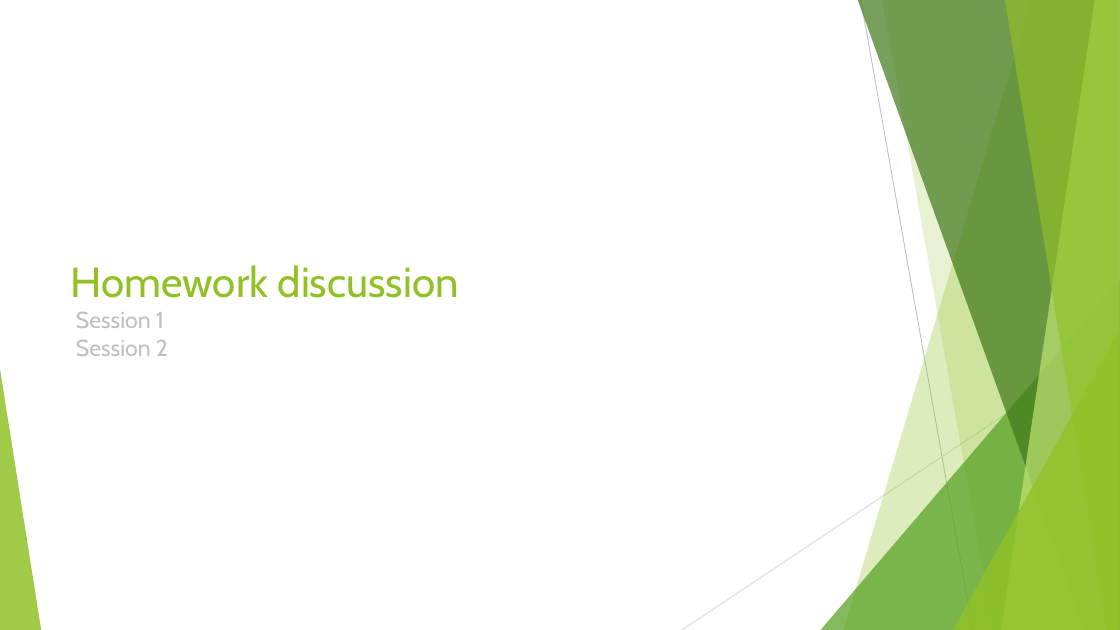
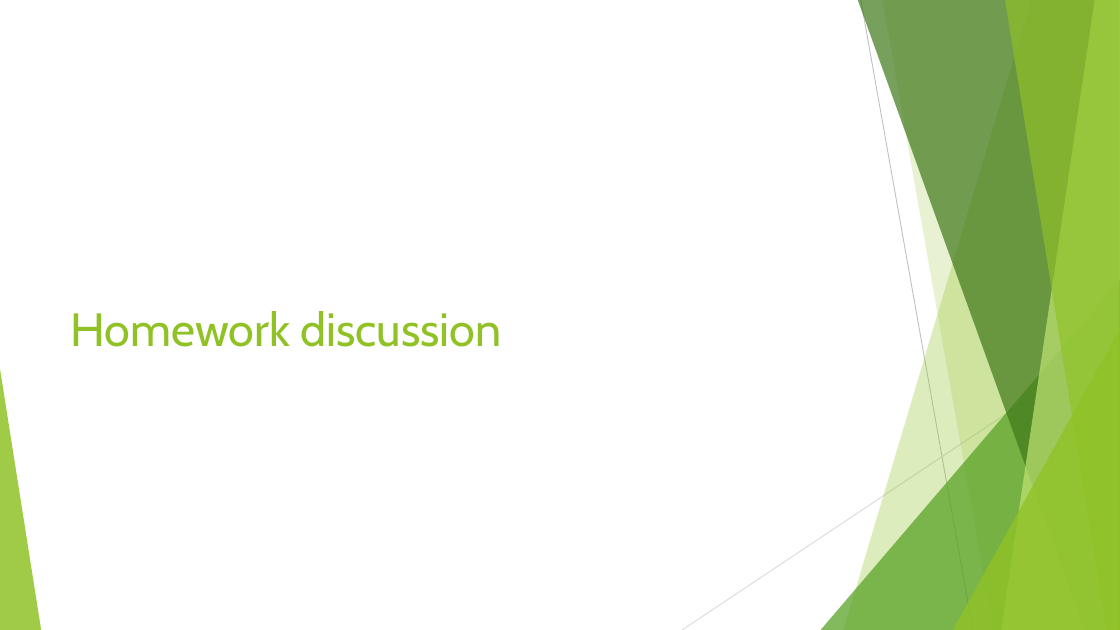
Before and after one commit to sedc-codecademy/sedc7-07-databasedevdesign, a slide deck: slide 3 of g1/Class 3/Presentation/Database Development and Design - Session 3.pptx. Drawn at 1120x630 pixels with LibreOffice and Linux fonts; fonts in the diff are those of the drawing. Boxes give left, top, right and bottom in pixels: in the first picture for what was removed or moved away, otherwise in the second. Text is boxed around its words. In the diff, an @@ line names an element or a change of style, - is before the commit and + after.

```diff
--- a/g1/Class 3/Presentation/Database Development and Design - Session 3.pptx
+++ b/g1/Class 3/Presentation/Database Development and Design - Session 3.pptx
@@ title at [71, 311, 502, 347]: text changed; size 36 to 40 pt @@
-Homework discussion
-Session 1
-Session 2
+Homework discussion
```
Also in this commit, not shown: 5 other slides changed, 8 slides added.
